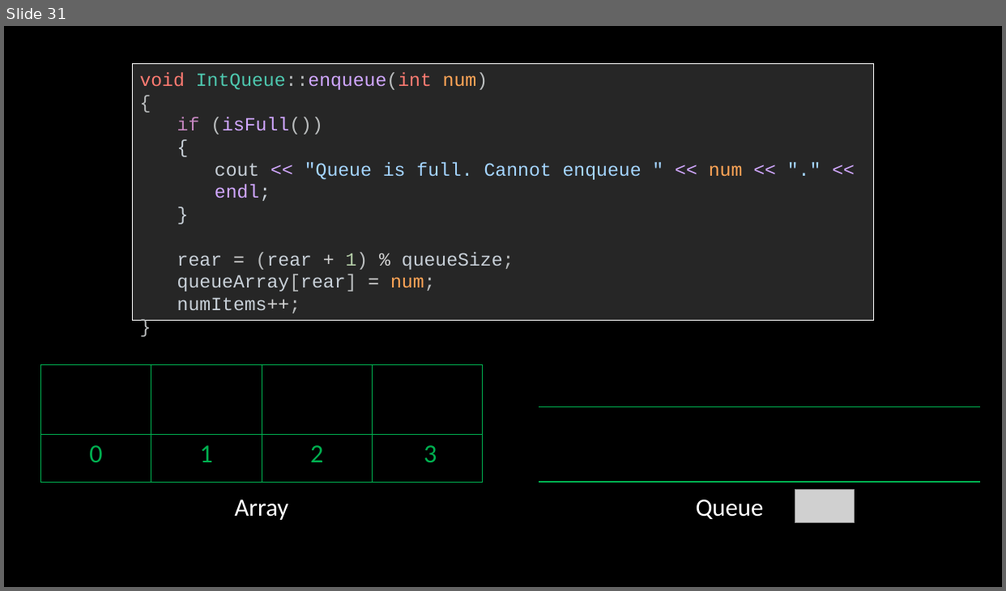
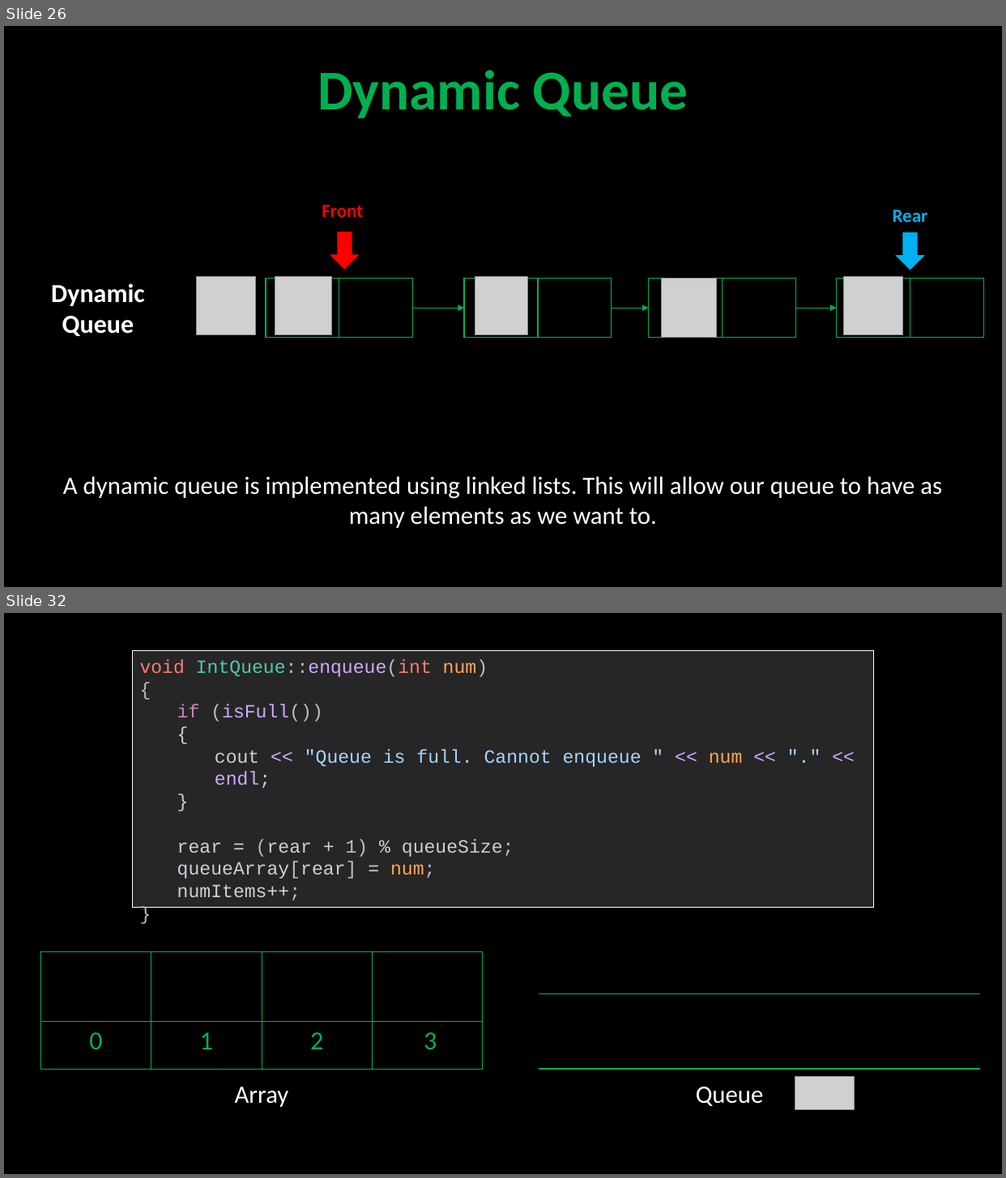
Before and after one commit to robitussin/CCS015, a slide deck: queue/Queue.pptx. Shown one above the other, each under a label of ours: slide 31 before the commit, slides 26 and 32 after it; the slides between them are not shown. The pictures are 1006x591 and 1006x1178 pixels, drawn with LibreOffice and Linux fonts; fonts in the diff are those of the drawing; grey boxes stand for pictures; background and template pictures are left out. Boxes give left, top, right and bottom in pixels: in the first picture for what was removed or moved away, otherwise in the second. Text is boxed around its words. In the diff, an @@ line names an element or a change of style, - is before the commit and + after.

```diff
--- a/queue/Queue.pptx
+++ b/queue/Queue.pptx
@@ slide 26 added at [4,26,1002,587], background #000000 @@
@@ title added at [317,70,688,118], 54 pt, text #00B050, bold @@
+Dynamic Queue
@@ table added at [282,196,407,226], 1 rows, 1 columns @@
+Front
@@ table added at [847,201,973,231], 1 rows, 1 columns @@
+Rear
@@ left arrow added at [330,232,360,269], fill #FF0000 @@
@@ left arrow added at [895,233,924,270], fill #00B0F0 @@
@@ text added at [51,284,145,336], 25 pt, text #FFFFFF, bold @@
+Dynamic Queue
@@ picture added at [197,277,256,336] @@
@@ table added at [266,278,413,337], 1 rows, 2 columns @@
+ | 
@@ picture added at [275,277,331,336] @@
@@ table added at [464,278,612,337], 1 rows, 2 columns @@
+ | 
@@ picture added at [475,277,528,336] @@
@@ table added at [649,278,795,337], 1 rows, 2 columns @@
+ | 
@@ picture added at [662,278,717,337] @@
@@ table added at [837,278,983,337], 1 rows, 2 columns @@
+ | 
@@ picture added at [844,277,903,336] @@
@@ arrow added from (413, 308) to (464, 308), #00B050 1 pt @@
@@ arrow added from (612, 308) to (649, 308), #00B050 1 pt @@
@@ arrow added from (796, 308) to (837, 308), #00B050 1 pt @@
@@ text added at [63,476,942,528], 24 pt, text #FFFFFF @@
+A dynamic queue is implemented using linked lists. This will allow our queue to have as many elements as we want to.
@@ what was slide 31 is now slide 32 @@
```
Also in this commit, not shown: 7 slides changed, 1 other slide added, 1 slide removed.
